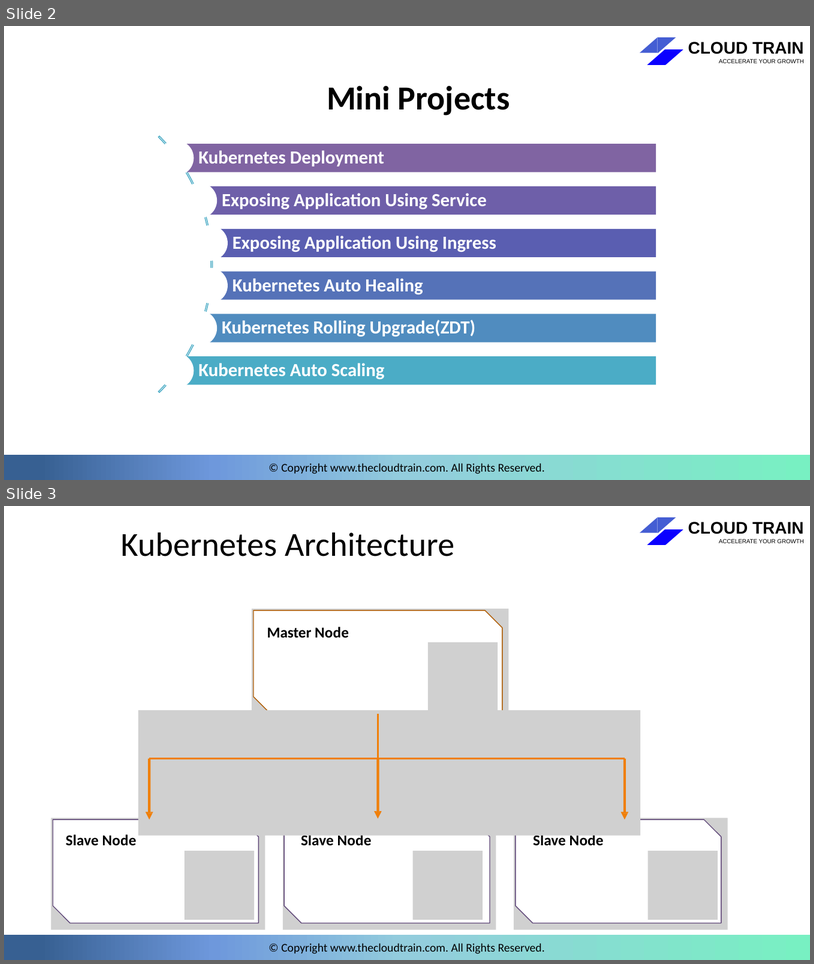
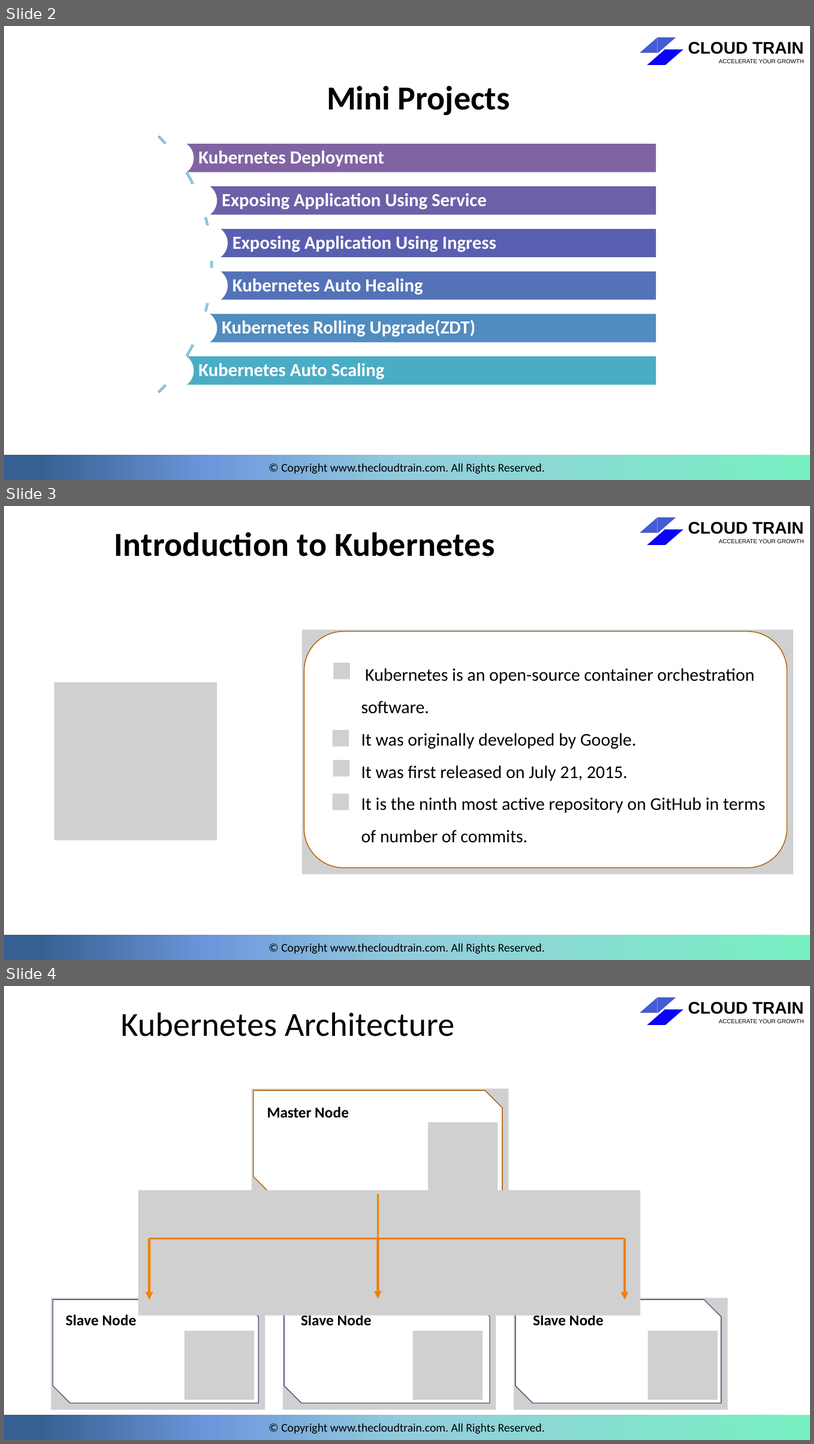
Before and after one commit to vistasunil/k8s-webinar, a slide deck: kubernetes/Kubernetes.pptx. Shown one above the other, each under a label of ours: slides 2 and 3 before the commit, slides 2, 3 and 4 after it. The pictures are 814x964 and 814x1444 pixels, drawn with LibreOffice and Linux fonts; fonts in the diff are those of the drawing; grey boxes stand for pictures; background and template pictures are left out. Boxes give left, top, right and bottom in pixels: in the first picture for what was removed or moved away, otherwise in the second. Text is boxed around its words. In the diff, an @@ line names an element or a change of style, - is before the commit and + after.

```diff
--- a/kubernetes/Kubernetes.pptx
+++ b/kubernetes/Kubernetes.pptx
@@ slide 3 added at [4,506,810,960], background #FFFFFF; not listed: 8 template elements that a slide beside it also shows @@
@@ title added at [114,532,495,556], 40 pt, text #000000, bold @@
+Introduction to Kubernetes
@@ picture added at [302,630,794,874] @@
@@ freeform shape added at [304,631,788,868], fill #FFFFFF @@
@@ freeform shape added at [304,631,788,868], outline #AF5C04 1 pt @@
@@ picture added at [333,663,350,679] @@
@@ picture added at [54,682,217,840] @@
@@ text added at [362,668,765,843], 21.3 pt, text #000000 @@
+Kubernetes is an open-source container orchestration software.
+It was originally developed by Google.
+It was first released on July 21, 2015.
+It is the ninth most active repository on GitHub in terms of number of commits.
@@ picture added at [332,730,349,746] @@
@@ picture added at [333,759,350,776] @@
@@ picture added at [332,793,349,810] @@
@@ what was slide 3 is now slide 4 @@
```
